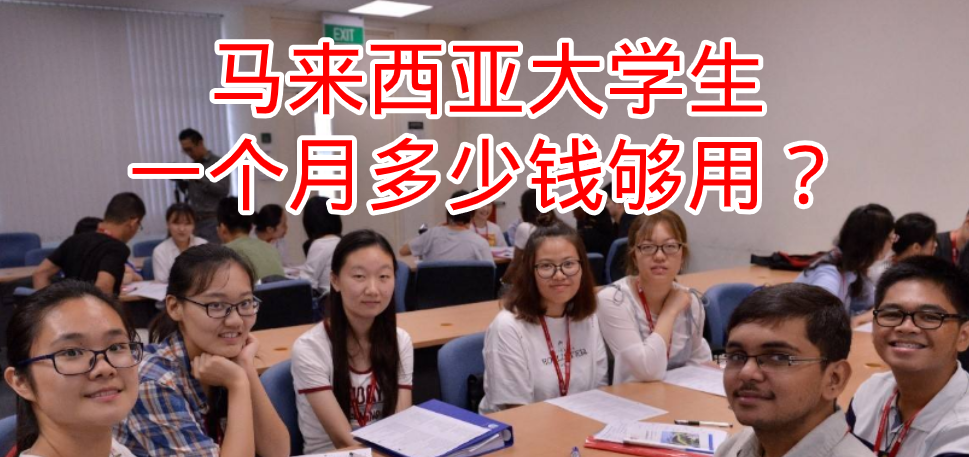
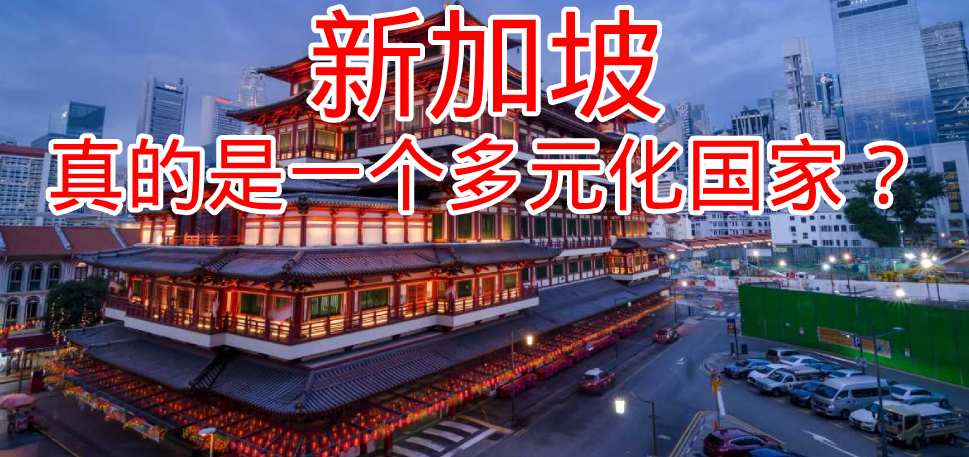
Layers edited between the first and the second 969x457 image:
renamed "马来西亚大学生 一个月多少钱够用？" to "新加坡 真的是一个多元化国家？", painted on it over [50, 9, 904, 211]
painted on "0" over [0, 0, 969, 457]
